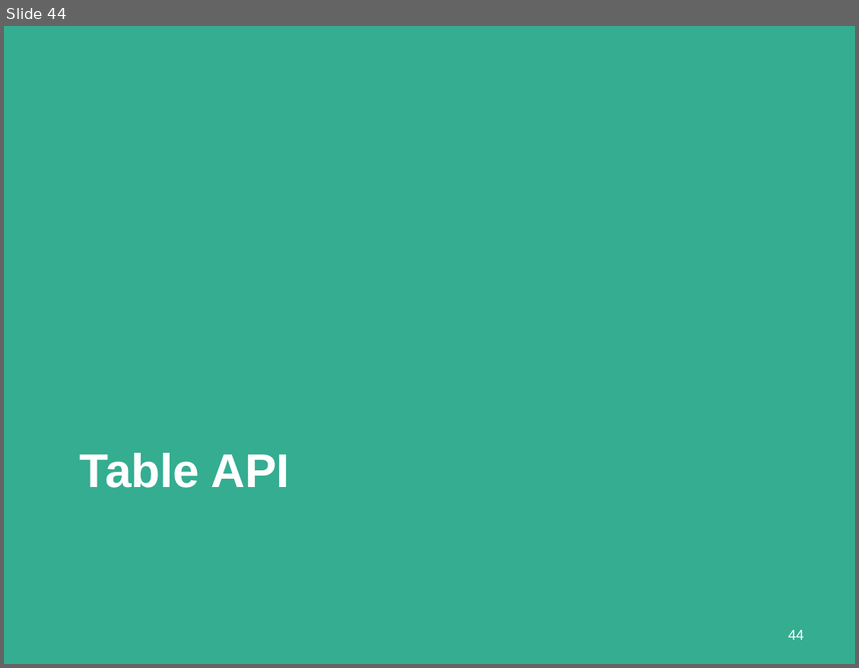
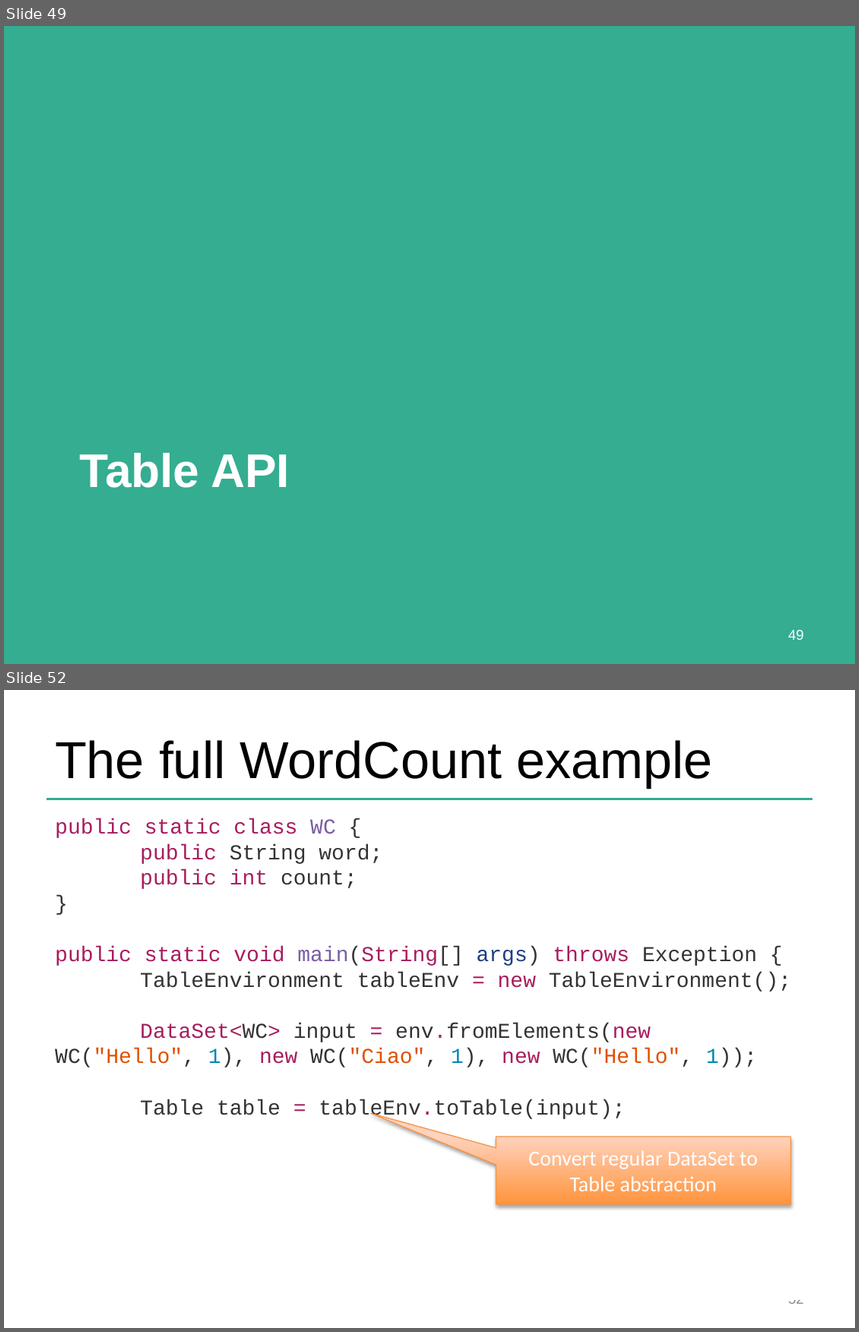
Before and after one commit to dataArtisans/flink-training-web, a slide deck: slides/flink_batch_advanced.pptx. Shown one above the other, each under a label of ours: slide 44 before the commit, slides 49 and 52 after it; the slides between them are not shown. The pictures are 859x668 and 859x1332 pixels, drawn with LibreOffice and Linux fonts; fonts in the diff are those of the drawing; background and template pictures are left out. Boxes give left, top, right and bottom in pixels: in the first picture for what was removed or moved away, otherwise in the second. Text is boxed around its words. In the diff, an @@ line names an element or a change of style, - is before the commit and + after.

```diff
--- a/slides/flink_batch_advanced.pptx
+++ b/slides/flink_batch_advanced.pptx
@@ slide 52 added at (x1=4, y1=690, x2=855, y2=1328), background #FFFFFF @@
@@ title added at (x1=55, y1=740, x2=713, y2=787), 44 pt, text #000000 @@
+The full WordCount example
@@ line added from (47, 799) to (813, 799), #34AD91 2 pt @@
@@ text added at (x1=55, y1=818, x2=791, y2=1121), 18 pt, text #333333 @@
+public static class WC {
+public String word;
+public int count;
+}
+public static void main(String[] args) throws Exception {
+TableEnvironment tableEnv = new TableEnvironment();
+DataSet<WC> input = env.fromElements(new WC("Hello", 1), new WC("Ciao", 1), new WC("Hello", 1));
+Table table = tableEnv.toTable(input);
@@ speech box added at (x1=496, y1=1137, x2=791, y2=1204), fill gradient #FF953E to #FFD2BD, outline #F69240 0.75 pt, 18 pt, text #FFFFFF @@
+Convert regular DataSet to Table abstraction
@@ page number added at (x1=788, y1=1300, x2=804, y2=1304), 12 pt, text #8C8C8C @@
+52
@@ what was slide 44 is now slide 49 @@
@@ page number at (x1=788, y1=630, x2=804, y2=640): text changed @@
-44
+49
```
Also in this commit, not shown: 2 slides changed, 13 other slides added, 5 slides removed.
